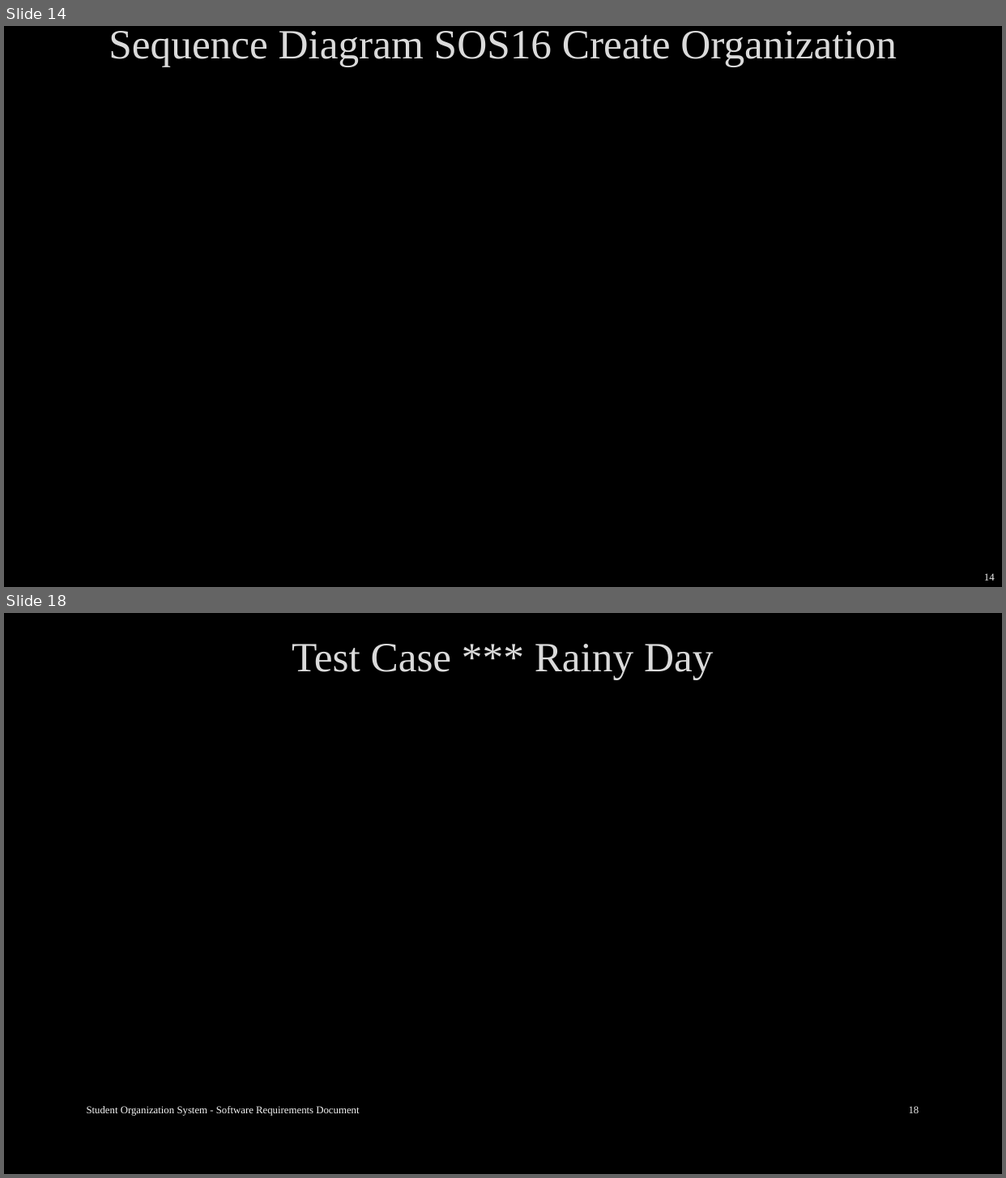
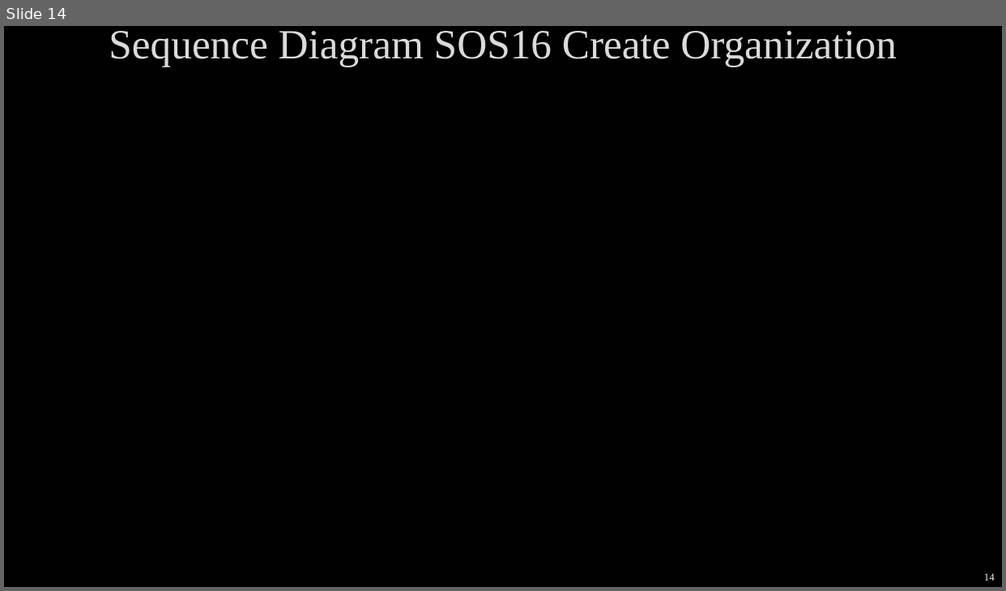
Before and after one commit to arocho032/CEN4010-Team-5, a slide deck: specifications/deliv3/SOS Deliverable Final Presentation.pptx. Shown one above the other, each under a label of ours: slides 14 and 18 before the commit, slide 14 after it; the slides between them are not shown. The pictures are 1006x1178 and 1006x591 pixels, drawn with LibreOffice and Linux fonts; fonts in the diff are those of the drawing; background and template pictures are left out. Boxes give left, top, right and bottom in pixels: in the first picture for what was removed or moved away, otherwise in the second. Text is boxed around its words. In the diff, an @@ line names an element or a change of style, - is before the commit and + after.

```diff
--- a/specifications/deliv3/SOS Deliverable Final Presentation.pptx
+++ b/specifications/deliv3/SOS Deliverable Final Presentation.pptx
@@ slide 18 removed at [4,613,1002,1174], background picture (left out) @@
@@ title removed at [292,644,713,680] @@
-Test Case *** Rainy Day
@@ text removed at [87,1106,359,1116] @@
-Student Organization System - Software Requirements Document
@@ page number removed at [909,1106,919,1114] @@
-18
```
Also in this commit, not shown: 3 slides changed, 1 slide added.
